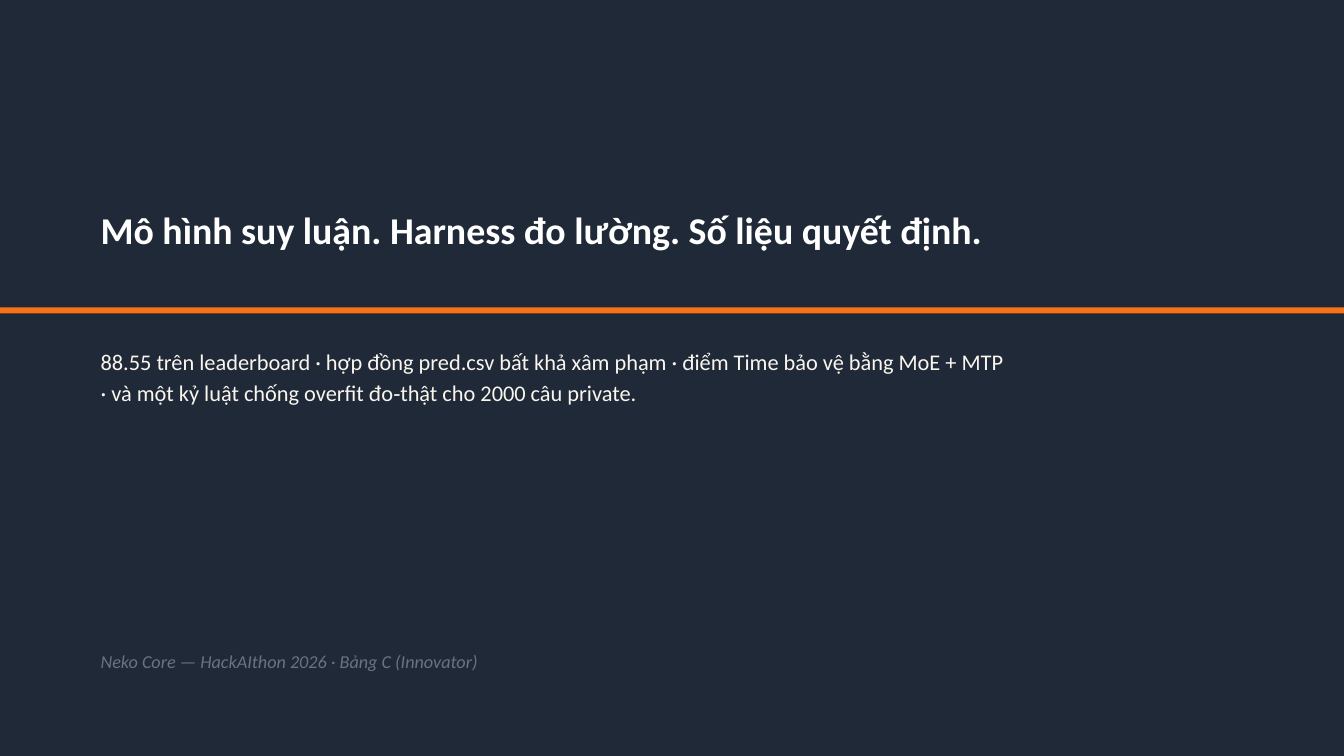
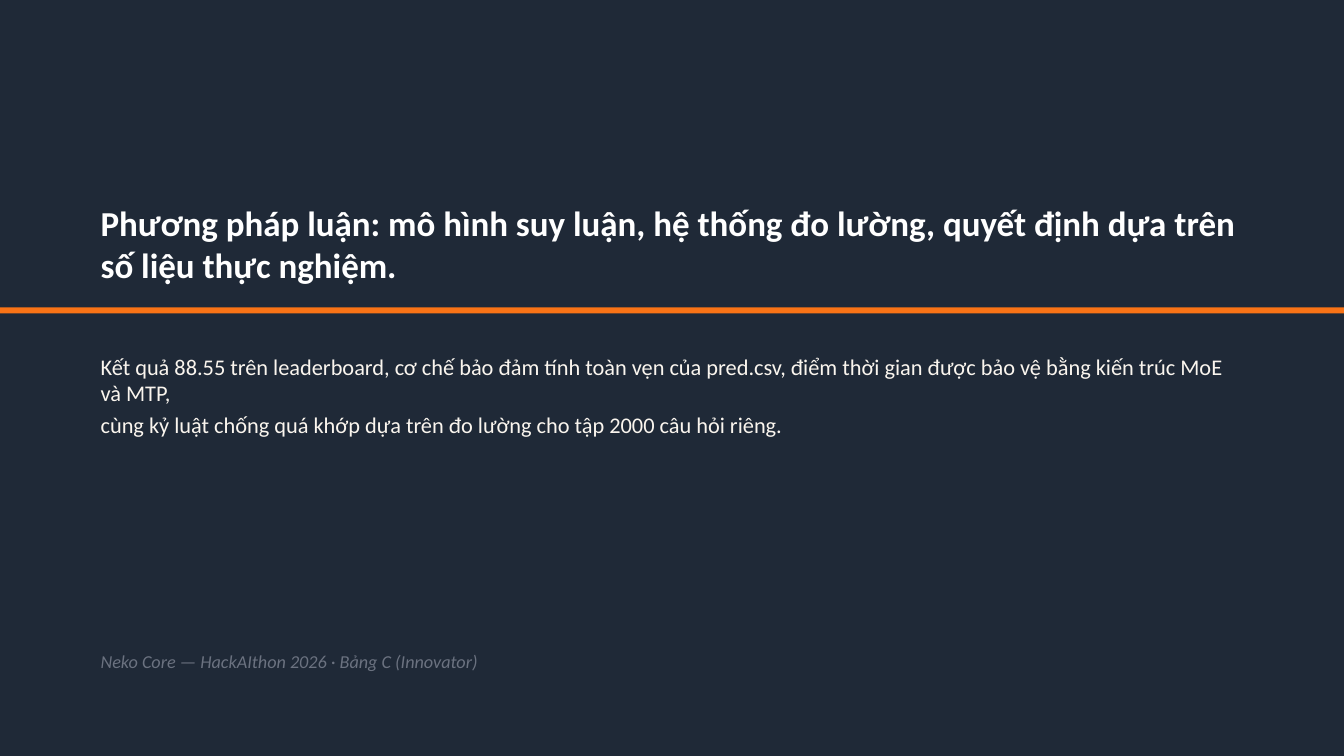
Before and after one commit to meiiie/bang_c, a slide deck: slide 13 of docs/Neko-Core-Thuyet-minh-phuong-phap.pptx. Drawn at 1344x756 pixels with LibreOffice and Linux fonts; fonts in the diff are those of the drawing. Boxes give left, top, right and bottom in pixels: in the first picture for what was removed or moved away, otherwise in the second. Text is boxed around its words. In the diff, an @@ line names an element or a change of style, - is before the commit and + after.

```diff
--- a/docs/Neko-Core-Thuyet-minh-phuong-phap.pptx
+++ b/docs/Neko-Core-Thuyet-minh-phuong-phap.pptx
@@ text at <box>101,209,1235,284</box>: text changed; size 27 to 25 pt @@
-Mô hình suy luận. Harness đo lường. Số liệu quyết định.
+Phương pháp luận: mô hình suy luận, hệ thống đo lường, quyết định dựa trên số liệu thực nghiệm.
@@ text at <box>101,357,1222,437</box>: text changed @@
-88.55 trên leaderboard · hợp đồng pred.csv bất khả xâm phạm · điểm Time bảo vệ bằng MoE + MTP
-· và một kỷ luật chống overfit đo‑thật cho 2000 câu private.
+Kết quả 88.55 trên leaderboard, cơ chế bảo đảm tính toàn vẹn của pred.csv, điểm thời gian được bảo vệ bằng kiến trúc MoE và MTP,
+cùng kỷ luật chống quá khớp dựa trên đo lường cho tập 2000 câu hỏi riêng.
```
Also in this commit, not shown: 12 other slides changed, 1 other file.
